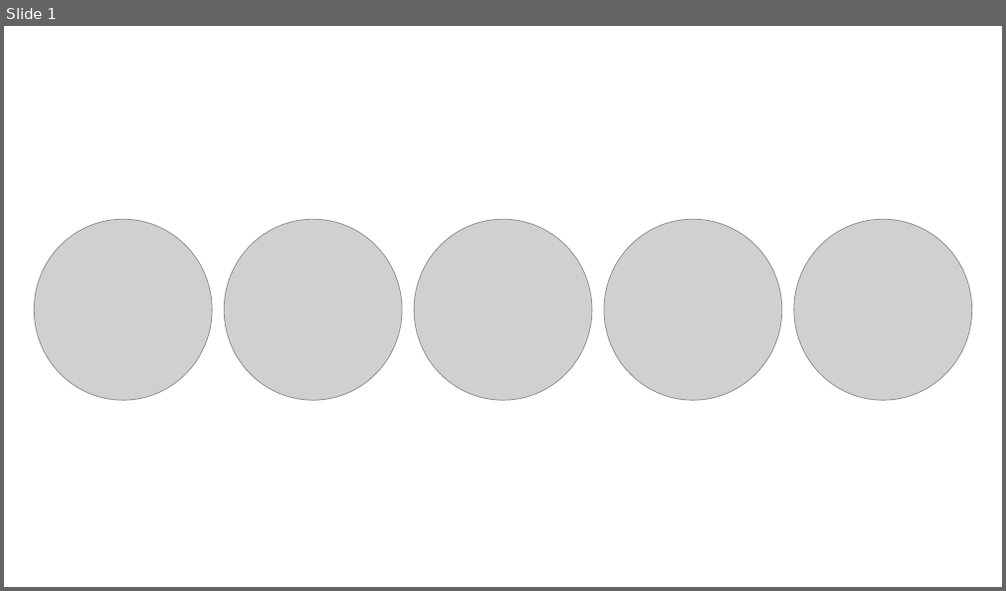
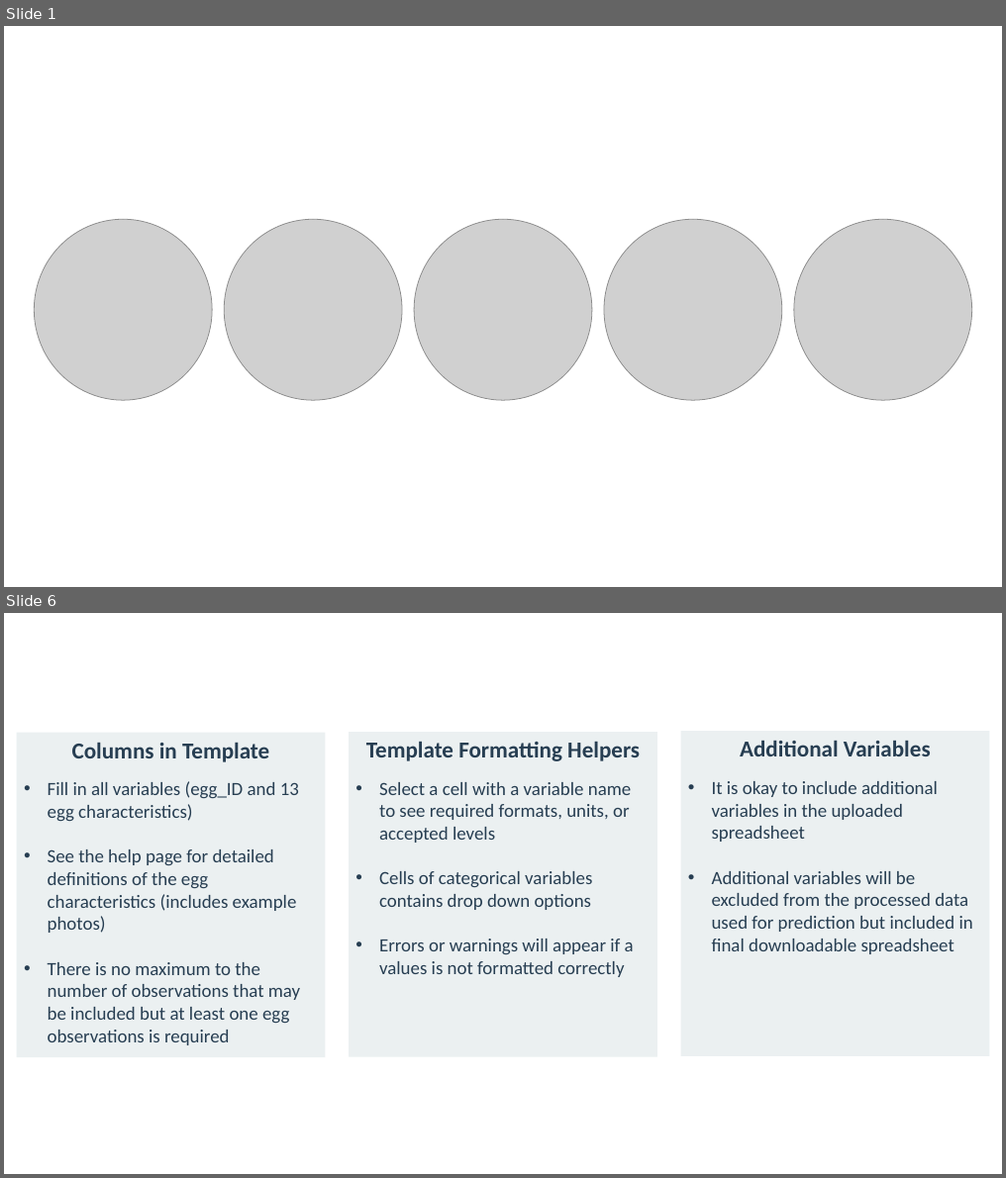
Before and after one commit to goodekat/WhoseEgg, a slide deck: figures/designs-for-app.pptx. Shown one above the other, each under a label of ours: slide 1 before the commit, slides 1 and 6 after it; the slides between them are not shown. The pictures are 1006x591 and 1006x1178 pixels, drawn with LibreOffice and Linux fonts; fonts in the diff are those of the drawing; grey boxes stand for pictures. Boxes give left, top, right and bottom in pixels: in the first picture for what was removed or moved away, otherwise in the second. Text is boxed around its words. In the diff, an @@ line names an element or a change of style, - is before the commit and + after.

```diff
--- a/figures/designs-for-app.pptx
+++ b/figures/designs-for-app.pptx
@@ slide 6 added at [4,613,1002,1174], background #FFFFFF @@
@@ rectangle added at [681,731,989,1057], fill #EBF0F1, 18 pt, text #273E52 @@
+Additional Variables
+• It is okay to include additional variables in the uploaded spreadsheet
+• Additional variables will be excluded from the processed data used for prediction but included in final downloadable spreadsheet
@@ rectangle added at [17,732,325,1058], fill #EBF0F1, 18 pt, text #273E52 @@
+Columns in Template
+• Fill in all variables (egg_ID and 13 egg characteristics)
+• See the help page for detailed definitions of the egg characteristics (includes example photos)
+• There is no maximum to the number of observations that may be included but at least one egg observations is required
@@ rectangle added at [349,732,656,1058], fill #EBF0F1, 18 pt, text #273E52 @@
+Template Formatting Helpers
+• Select a cell with a variable name to see required formats, units, or accepted levels
+• Cells of categorical variables contains drop down options
+• Errors or warnings will appear if a values is not formatted correctly
```
Also in this commit, not shown: 1 slide changed, 3 other slides added, 17 other files.
